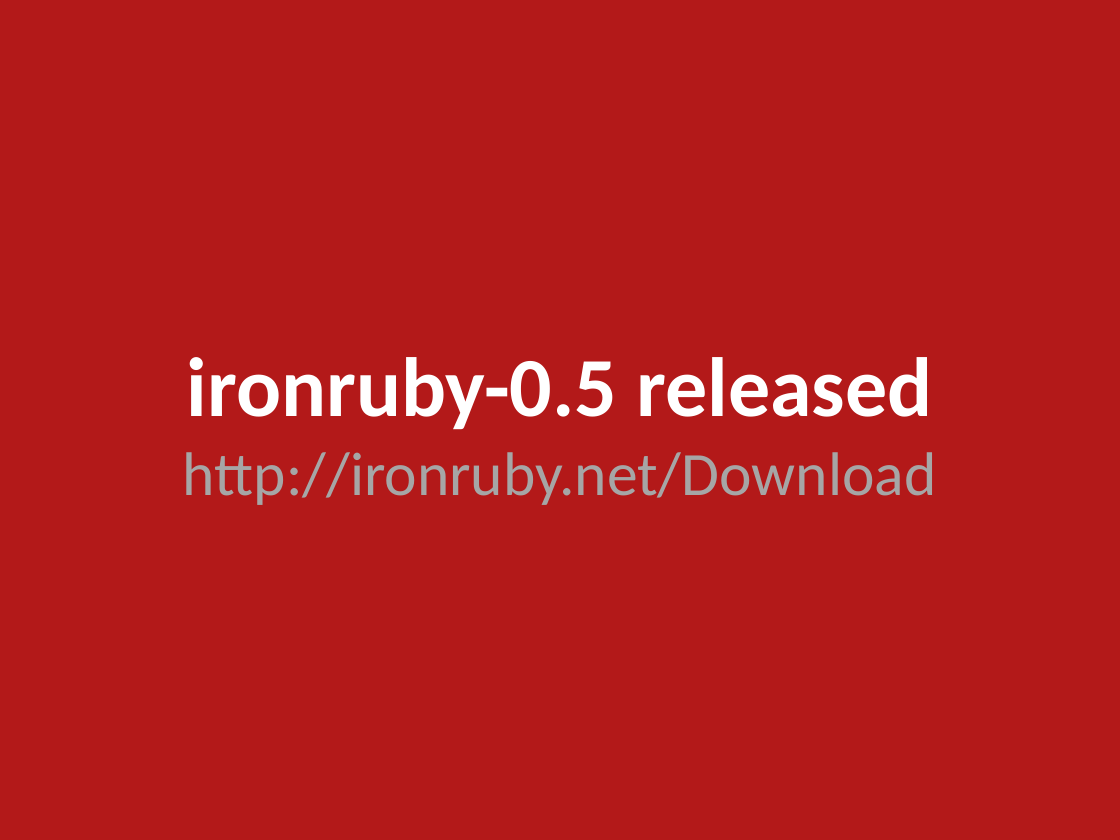
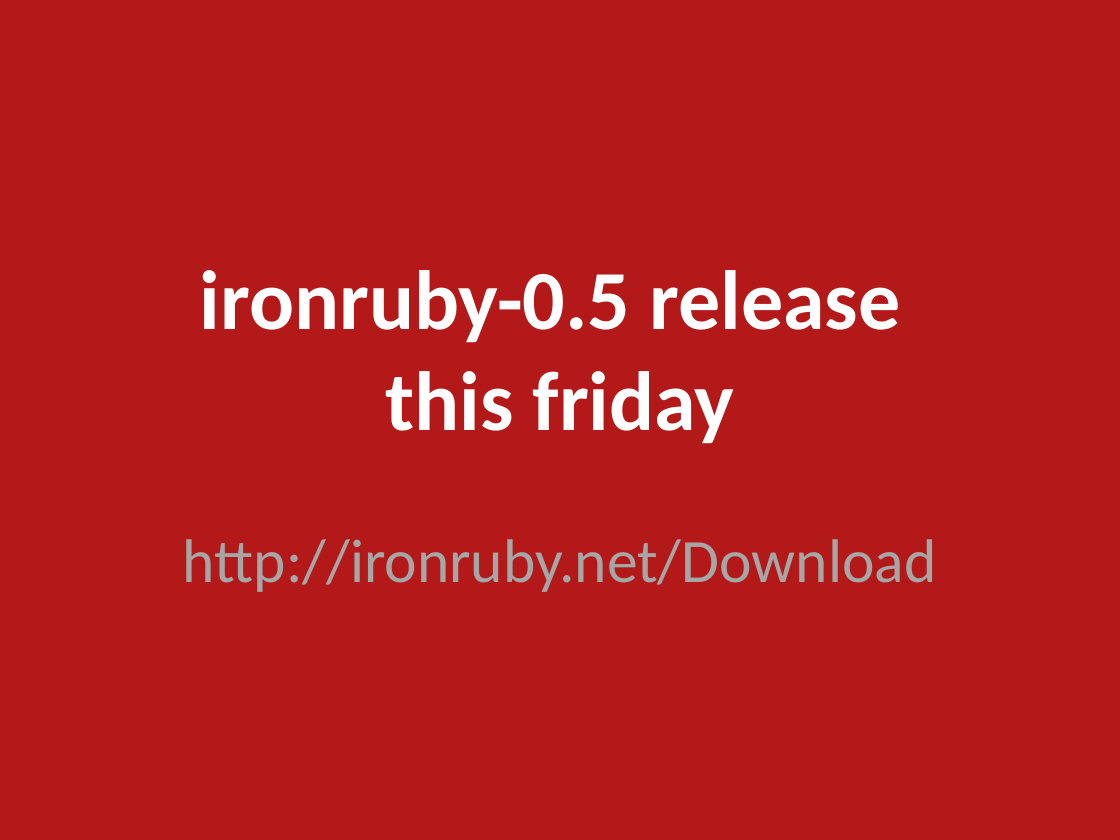
Before and after one commit to jschementi/railsconf09, a slide deck: slide 30 of railsconf09-jschementi.pptx (slide 29 before the commit). Drawn at 1120x840 pixels with LibreOffice and Linux fonts; fonts in the diff are those of the drawing. Boxes give left, top, right and bottom in pixels: in the first picture for what was removed or moved away, otherwise in the second. Text is boxed around its words. In the diff, an @@ line names an element or a change of style, - is before the commit and + after.

```diff
--- a/railsconf09-jschementi.pptx
+++ b/railsconf09-jschementi.pptx
@@ title at (x1=183, y1=270, x2=937, y2=592): text changed; size 39.6 to 54 pt; text colour #A6A6A6 to #FFFFFF; bold on @@
-ironruby-0.5 released
-http://ironruby.net/Download
+ironruby-0.5 release
+this friday
+http://ironruby.net/Download
```
Also in this commit, not shown: 8 other slides changed, 1 slide added, 1 slide removed.
